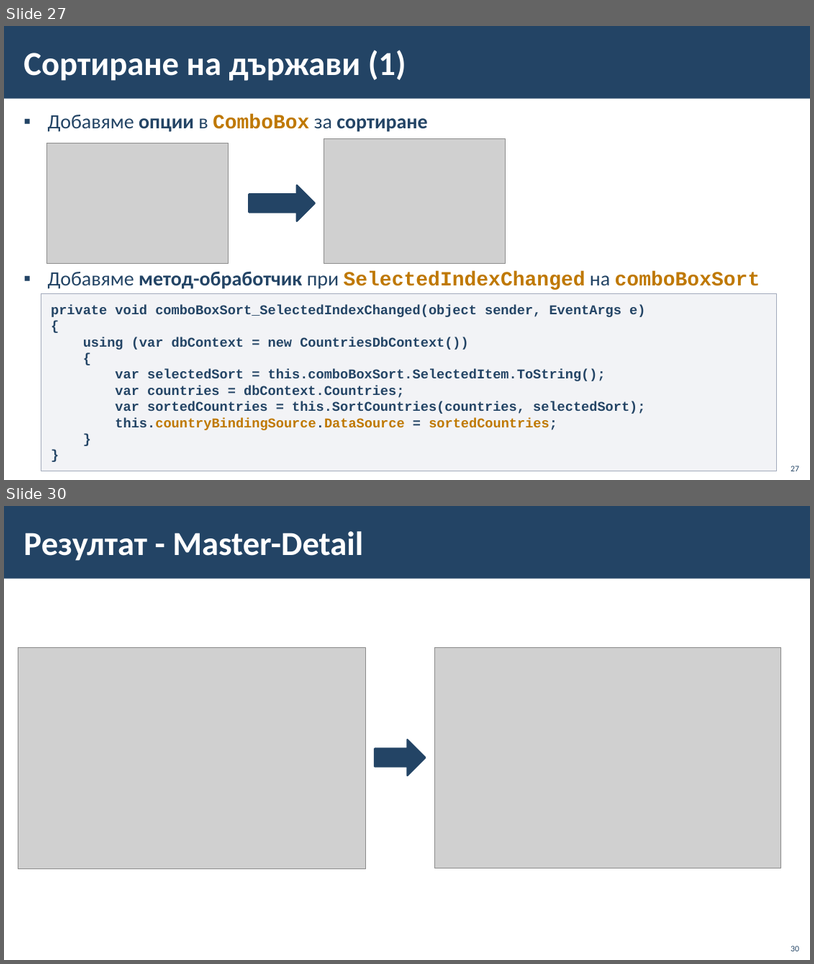
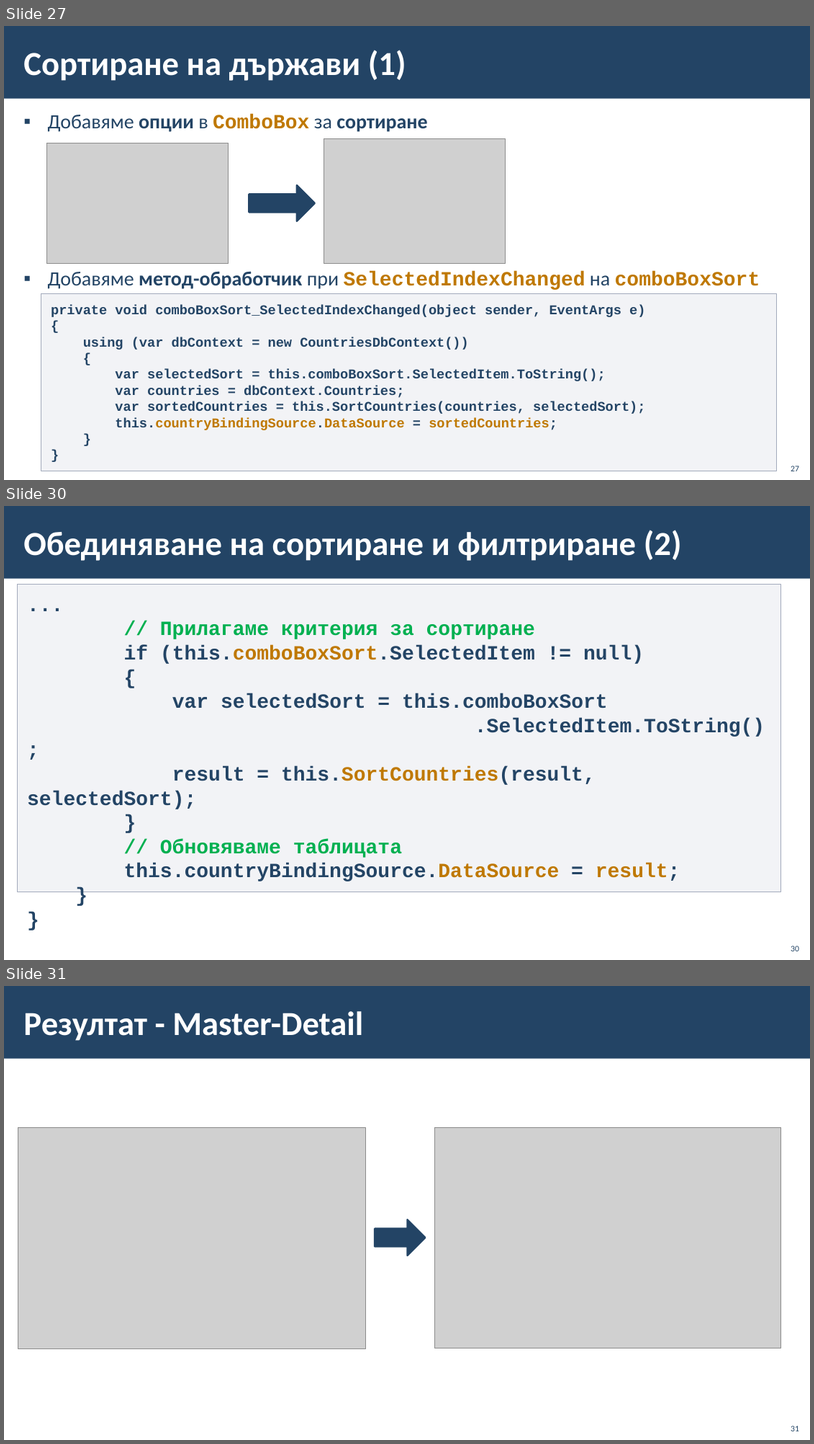
Before and after one commit to BG-IT-Edu/School-Programming, a slide deck: Courses/Software-Sciences/Module-4-Information-Systems-New/08-Navigation-between-Tables/08-Navigation-between-Tables.pptx. Shown one above the other, each under a label of ours: slides 27 and 30 before the commit, slides 27, 30 and 31 after it; the slides between them are not shown. The pictures are 814x964 and 814x1444 pixels, drawn with LibreOffice and Linux fonts; fonts in the diff are those of the drawing; grey boxes stand for pictures; background and template pictures are left out. Boxes give left, top, right and bottom in pixels: in the first picture for what was removed or moved away, otherwise in the second. Text is boxed around its words. In the diff, an @@ line names an element or a change of style, - is before the commit and + after.

```diff
--- a/Courses/Software-Sciences/Module-4-Information-Systems-New/08-Navigation-between-Tables/08-Navigation-between-Tables.pptx
+++ b/Courses/Software-Sciences/Module-4-Information-Systems-New/08-Navigation-between-Tables/08-Navigation-between-Tables.pptx
@@ slide 30 added at bbox=[4, 506, 810, 960], background #FFFFFF; not listed: 1 template element that a slide beside it also shows @@
@@ title added at bbox=[23, 530, 682, 561], 40 pt, text #FFFFFF, bold @@
+Обединяване на сортиране и филтриране (2)
@@ rectangle added at bbox=[18, 584, 782, 892], fill #C2C7D2 at 20% opacity, outline #A3ABBC 1 pt, 24 pt, text #234465, bold @@
+...
+// Прилагаме критерия за сортиране
+if (this.comboBoxSort.SelectedItem != null)
+{
+var selectedSort = this.comboBoxSort
+.SelectedItem.ToString();
+result = this.SortCountries(result, selectedSort);
+}
+// Обновяваме таблицата
+this.countryBindingSource.DataSource = result;
+}
+}
@@ page number added at bbox=[791, 945, 800, 951], 10 pt, text #234465 @@
+30
@@ what was slide 30 is now slide 31 @@
@@ page number at bbox=[791, 1425, 800, 1431]: text changed @@
-30
+31
```
Also in this commit, not shown: 4 slides changed.
